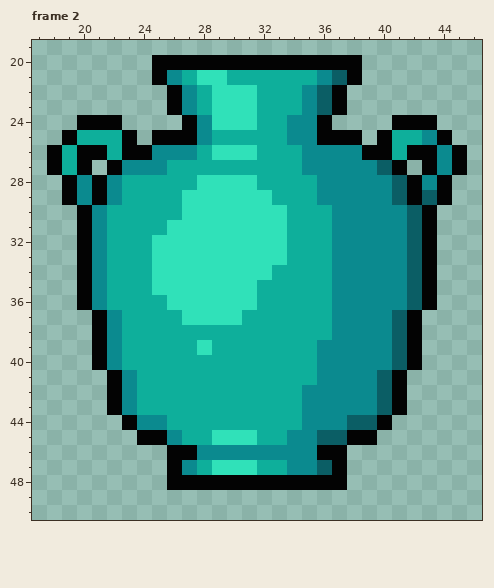
Pixel-art file -- graphics/small_vase.aseprite. That is the earlier state.
64x64 pixels, 7 frames. Shown: frame 2: x 17..46, y 19..50.
Once edited:
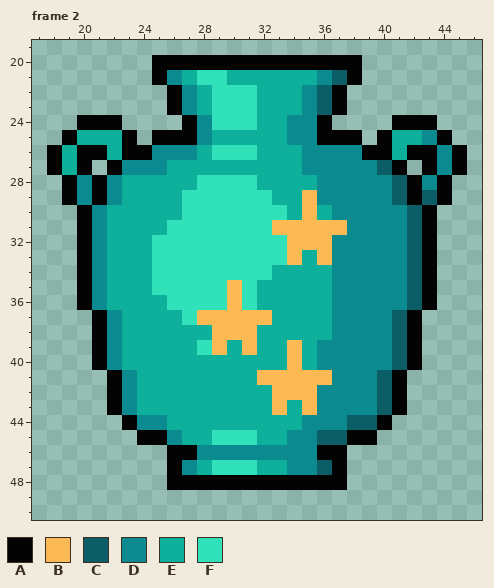
Palette (. is transparent): A #030303  B #fbb954  C #0b5e65  D #0b8a8f  E #0eaf9b  F #30e1b9
Changes in this commit:
Frame 2:
Colour B replaces colour D in row 31 at x 37; in row 41 at x 36; in rows 42 to 43 at x 35.
Colour B replaces colour E in rows 29 to 30 at x 35; in rows 31 to 32 at x 34 to 36; in row 33 at x 34 and 36; in row 37 at x 31 to 32; in row 38 at x 29 to 31; in row 39 at x 29, 31 and 34.
Colour B replaces colour E in row 40 at x 34; in row 41 at x 32 to 35; in row 42 at x 33 to 34; in row 43 at x 33.
Colour B replaces colour F in row 31 at x 33; in rows 35 to 36 at x 30; in row 37 at x 28 to 30.
Boxes around the changes in both pictures, in picture pixels (x1, y1, x2, y2):
changed: (197, 190, 347, 415)
